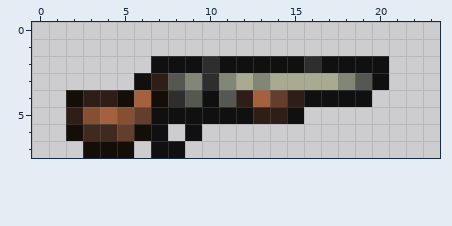
A pixel-art sprite gets an edit: Content/Entities/Guns/Scattergun/scattergun.png. The picture above is the old version.
The file is 24x8 pixels.
After:
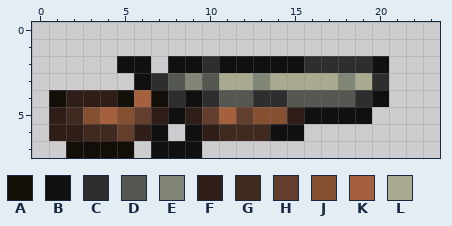
Palette (. is transparent): A #140e08  B #101010  C #2e2e2e  D #555751  E #828676  F #2f1e17  G #40291f  H #643e2d  J #854f32  K #a5613d  L #aaaa90
The exact change:
@@ x 0..23 @@
 1 ........................
-2 .......BBBCBBBBBCBBBB...
-3 ......BFDECELELLLLEDB...
-4 ..AFFAKACDBDFKHFBBBB....
-5 ..FJKJHBBBBBBFFB........
-6 ..AGGHAB.B..............
-7 ...AAA.BB...............
+2 .....BB.BBCBBBBBCCCCB...
+3 ......BCDEDLLELLLLELC...
+4 .AFFFAKACBCDDCCDDDDCB...
+5 .FGJKJHFBFHKHJJFBBBB....
+6 .FFGGHFB.BFGGGBB........
+7 ..AAAA.BBB..............
Pixel boxes of the changes (left, top, right, bottom) in both pictures:
changed: (49, 56, 389, 158)
